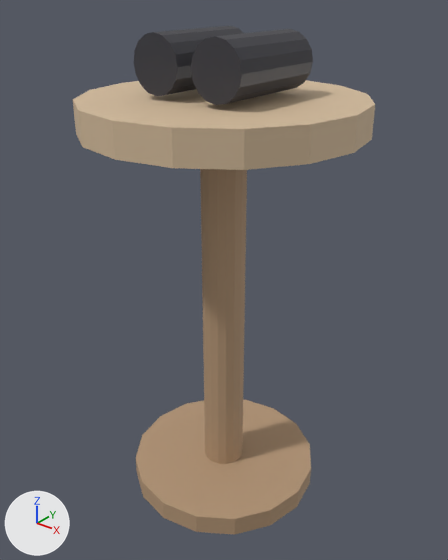
Renders of the glTF model assets/models/binocular_stand.glb from each side of a commit.
The view is the same before and after, from a 50 mm lens placed at (0.485, -0.605, 0.709), pointed at (-0.001, 0.002, 0.332). Arrows for +X, +Y and +Z are at lower left; the lights stay in place. The older version comes first. Vertices at exactly the same position are counted once.

Names of what the first picture shows: 'binocular_stand'.
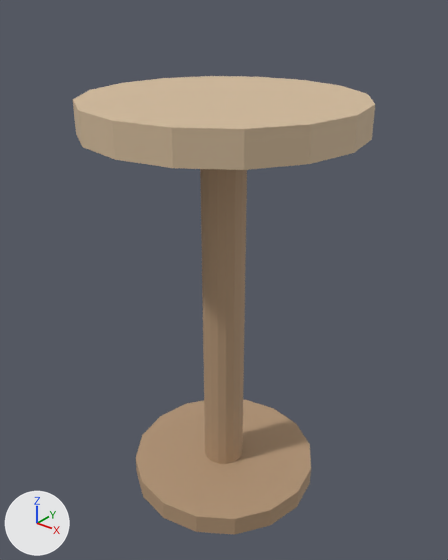
Changed parts and their boxes (x1, y1, x2, y2) in the pictures (448 x 560 px):
'binocular_stand', reshaped (10% shorter): before (73, 26, 375, 535); after (73, 76, 375, 535)
part 1 of me_binocular_stand, deleted: before (134, 26, 243, 96)
part 2 of me_binocular_stand, deleted: before (191, 29, 313, 105)

What the commit changed:
me_binocular_stand is used by ob_binocular_stand; location (0.0, 0.0, 0.0).
me_binocular_stand had 160 vertices, 300 faces and spanned x -0.18..0.18, y -0.18..0.18, z 0.0..0.655.
me_binocular_stand now has 96 vertices, 180 faces and spans x -0.18..0.18, y -0.18..0.18, z 0.0..0.58.
me_binocular_stand part 1: the loose piece of 32 vertices spanning x -0.08..-0.01, y -0.07..0.07, z 0.585..0.655 is deleted.
me_binocular_stand part 2: the loose piece of 32 vertices spanning x 0.01..0.08, y -0.07..0.07, z 0.585..0.655 is deleted.
me_binocular_stand no longer uses material mat_kl_black (dark grey #38383f).
